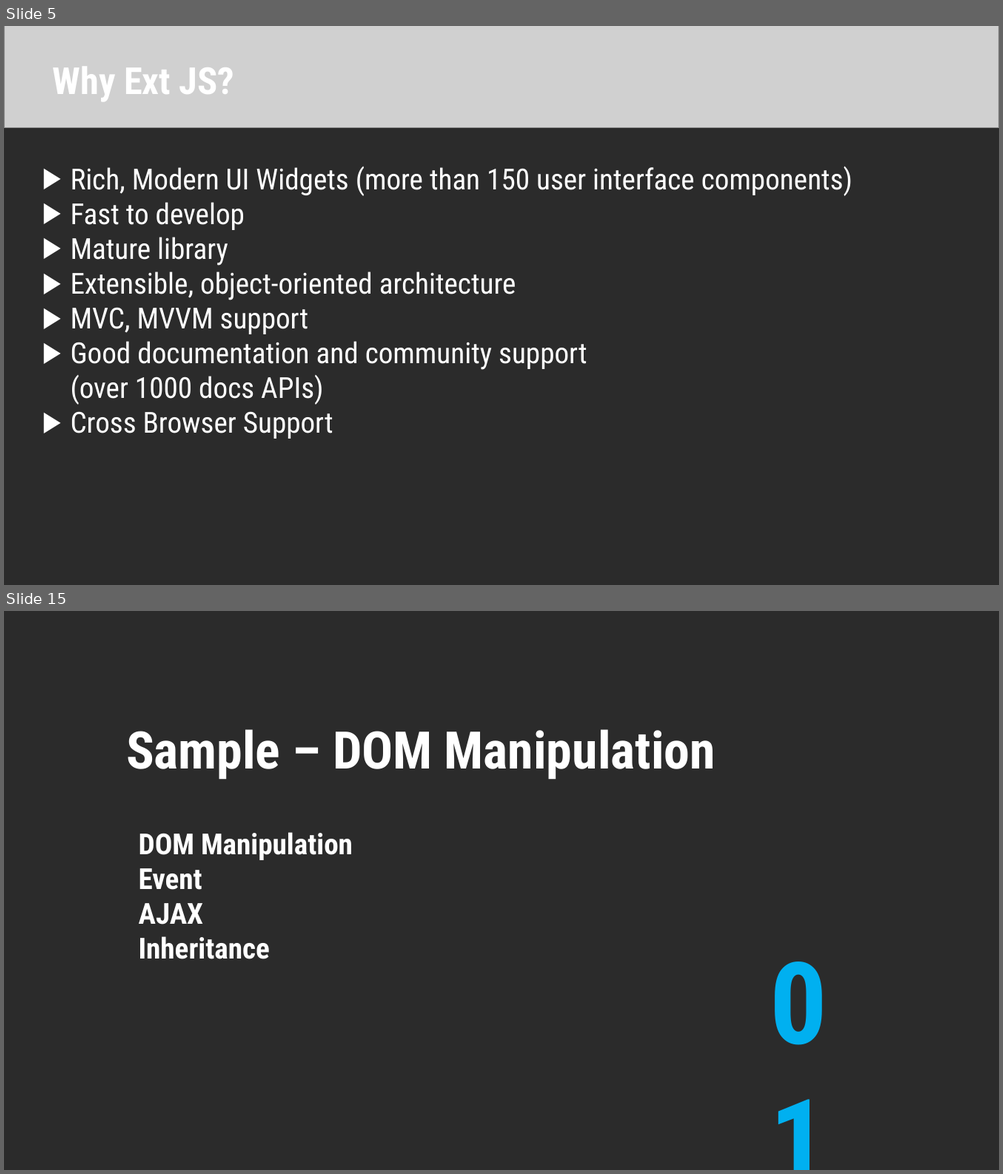
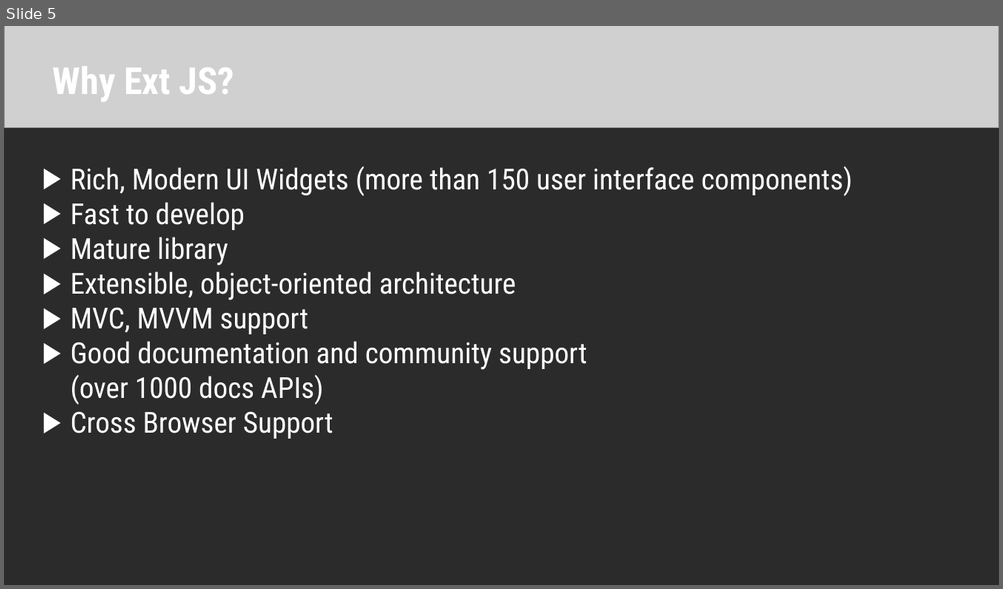
Before and after one commit to cminhho/ExtJS-Presentation, a slide deck: Introduction to Ext JS.pptx. Shown one above the other, each under a label of ours: slides 5 and 15 before the commit, slide 5 after it; the slides between them are not shown. The pictures are 1003x1174 and 1003x589 pixels, drawn with LibreOffice and Linux fonts; fonts in the diff are those of the drawing; grey boxes stand for pictures; background and template pictures are left out; a plain dark background stands for a picture behind light text. Boxes give left, top, right and bottom in pixels: in the first picture for what was removed or moved away, otherwise in the second. Text is boxed around its words. In the diff, an @@ line names an element or a change of style, - is before the commit and + after.

```diff
--- a/Introduction to Ext JS.pptx
+++ b/Introduction to Ext JS.pptx
@@ slide 15 removed at (x1=4, y1=611, x2=999, y2=1170), background picture (left out) @@
@@ text removed at (x1=126, y1=729, x2=715, y2=780) @@
-Sample – DOM Manipulation
@@ text removed at (x1=139, y1=832, x2=353, y2=960) @@
-DOM Manipulation
-Event
-AJAX
-Inheritance
@@ text removed at (x1=762, y1=926, x2=882, y2=1072) @@
-01
```
Also in this commit, not shown: 6 slides changed, 10 slides added, 7 other slides removed, 2 other files.
